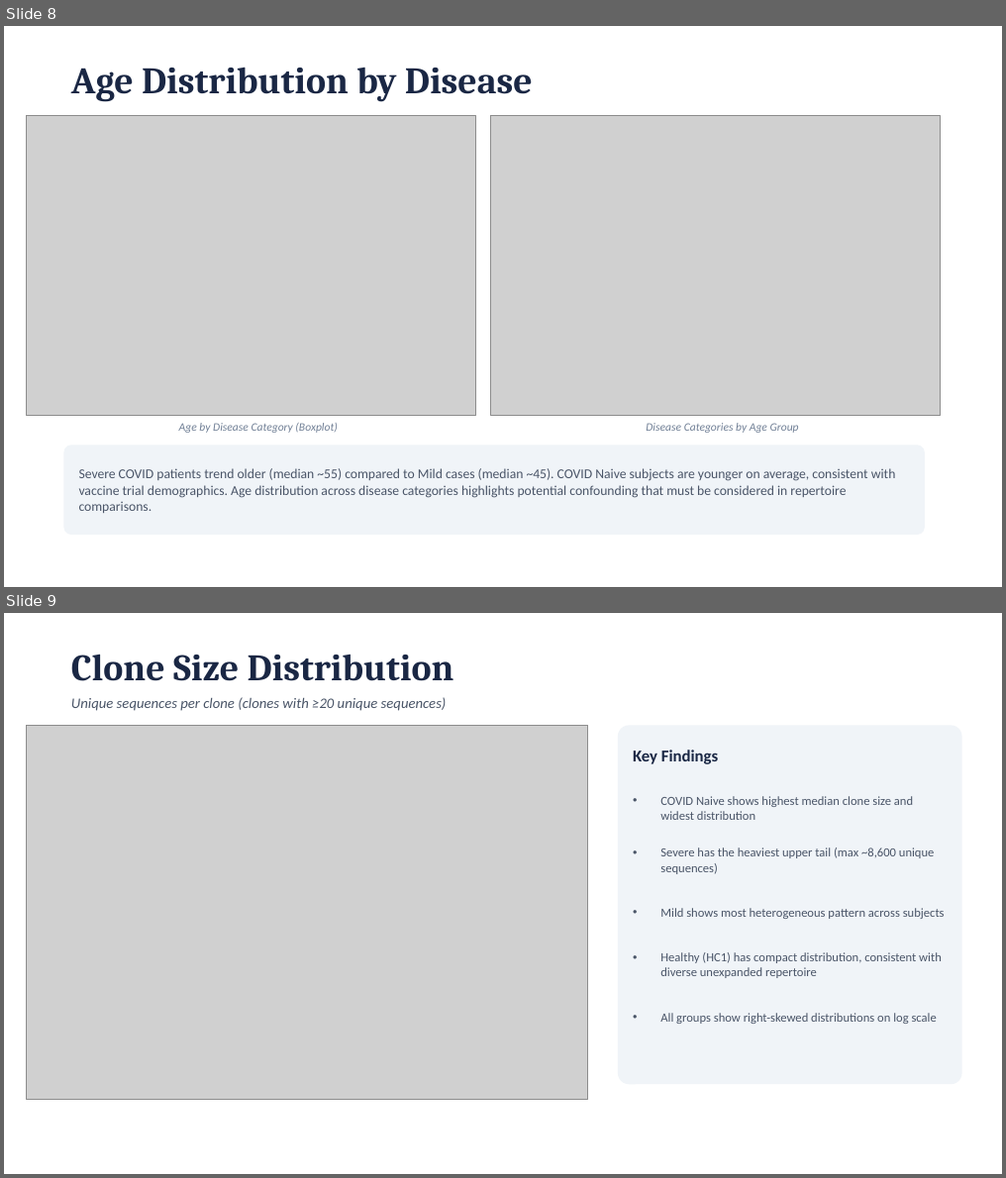
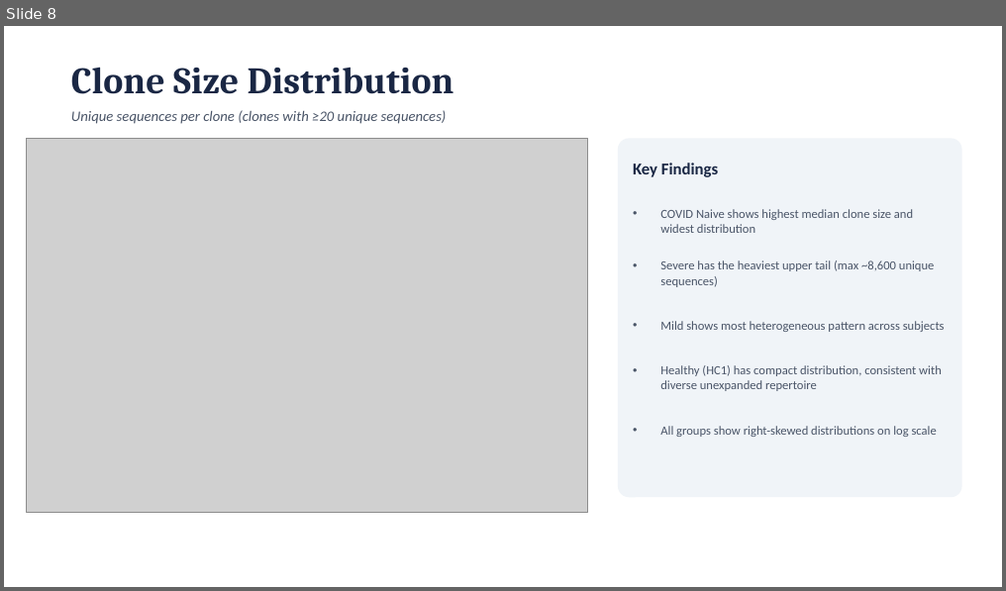
Before and after one commit to areensh/system-immunology-Lab, a slide deck: IS-API_Presentation.pptx. Shown one above the other, each under a label of ours: slides 8 and 9 before the commit, slide 8 after it. The pictures are 1006x1178 and 1006x591 pixels, drawn with LibreOffice and Linux fonts; fonts in the diff are those of the drawing; grey boxes stand for pictures. Boxes give left, top, right and bottom in pixels: in the first picture for what was removed or moved away, otherwise in the second. Text is boxed around its words. In the diff, an @@ line names an element or a change of style, - is before the commit and + after.

```diff
--- a/IS-API_Presentation.pptx
+++ b/IS-API_Presentation.pptx
@@ slide 8 removed at box(4, 26, 1002, 587), background #FFFFFF @@
@@ text removed at box(71, 67, 533, 101) @@
-Age Distribution by Disease
@@ picture removed at box(27, 116, 475, 415) @@
@@ picture removed at box(491, 116, 940, 415) @@
@@ text removed at box(179, 423, 337, 433) @@
-Age by Disease Category (Boxplot)
@@ text removed at box(646, 423, 799, 433) @@
-Disease Categories by Age Group
@@ rounded rectangle removed at box(63, 445, 925, 535) @@
@@ text removed at box(79, 469, 896, 513) @@
-Severe COVID patients trend older (median ~55) compared to Mild cases (median ~45). COVID Naive subjects are younger on average, consistent with vaccine trial demographics. Age distribution across disease categories highlights potential confounding that must be considered in repertoire comparisons.
@@ what was slide 9 is now slide 8 @@
```
Also in this commit, not shown: 1 slide changed, 1 other file.
